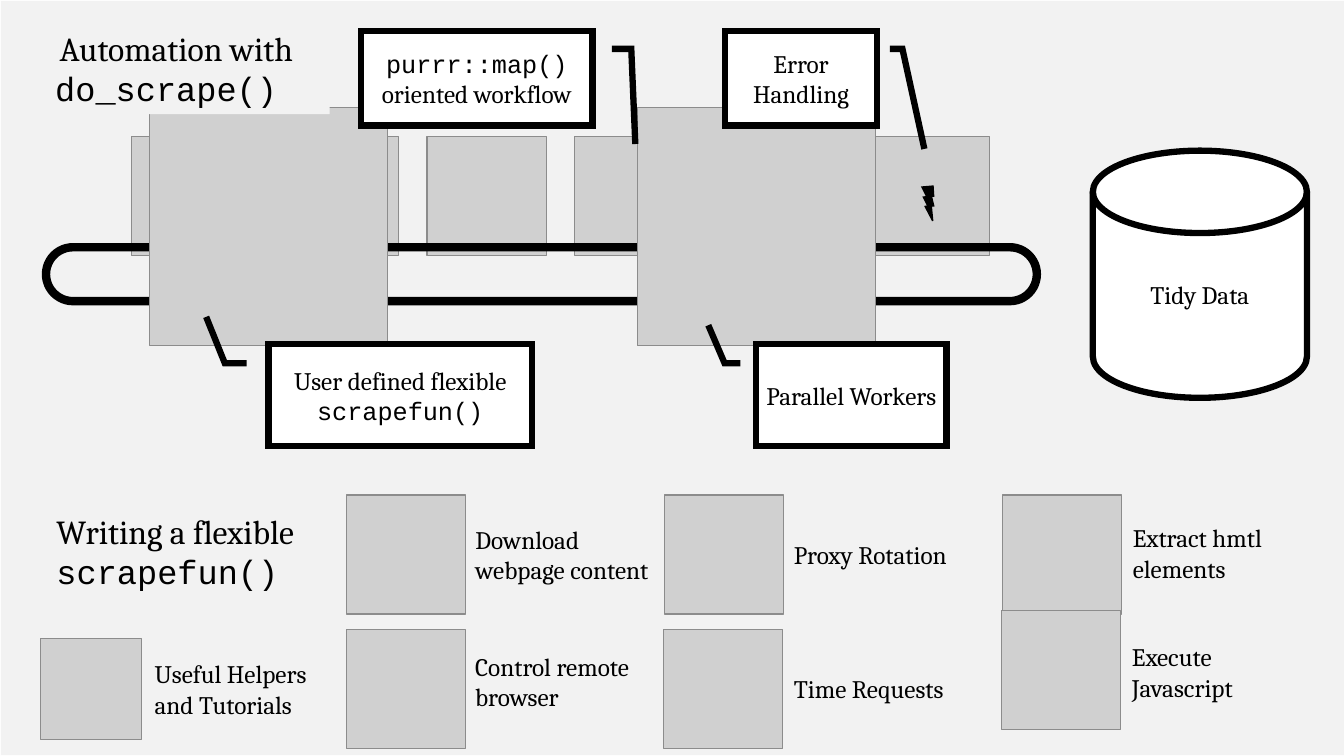
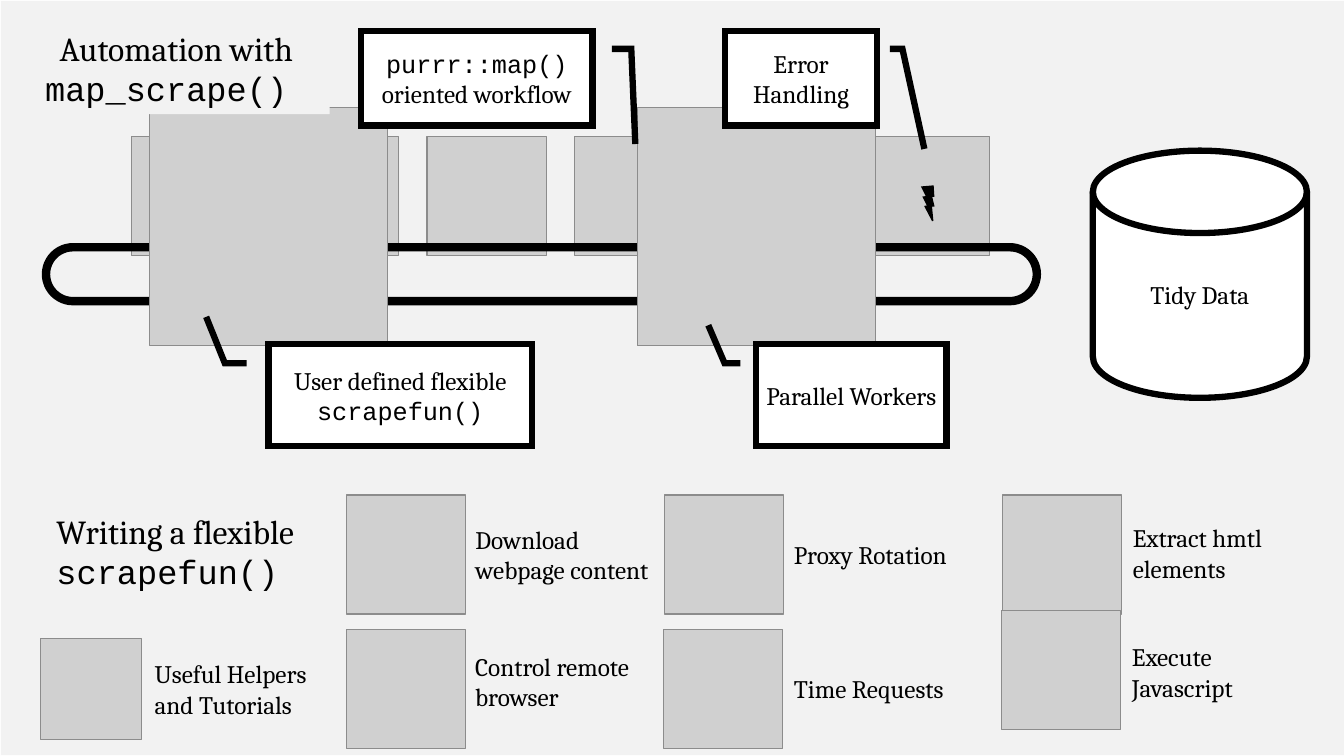
Before and after one commit to m-g-h/scrapurrr, a slide deck: slide 1 of vignettes/figures.pptx. Drawn at 1344x756 pixels with LibreOffice and Linux fonts; fonts in the diff are those of the drawing; grey boxes stand for pictures. Boxes give left, top, right and bottom in pixels: in the first picture for what was removed or moved away, otherwise in the second. Text is boxed around its words. In the diff, an @@ line names an element or a change of style, - is before the commit and + after.

```diff
--- a/vignettes/figures.pptx
+++ b/vignettes/figures.pptx
@@ text at <box>45,37,293,108</box>: text changed @@
-Automation with do_scrape()
+Automation with map_scrape()
```
Also in this commit, not shown: 4 slides added, 15 other files.
